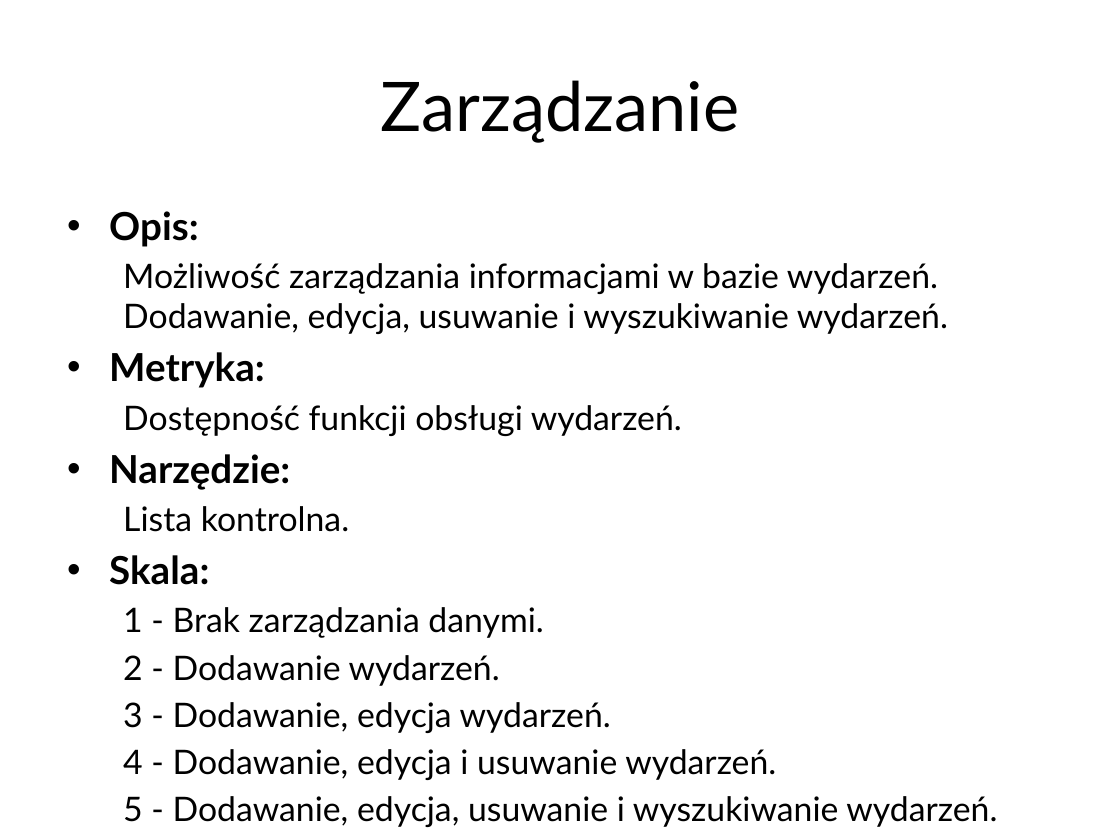
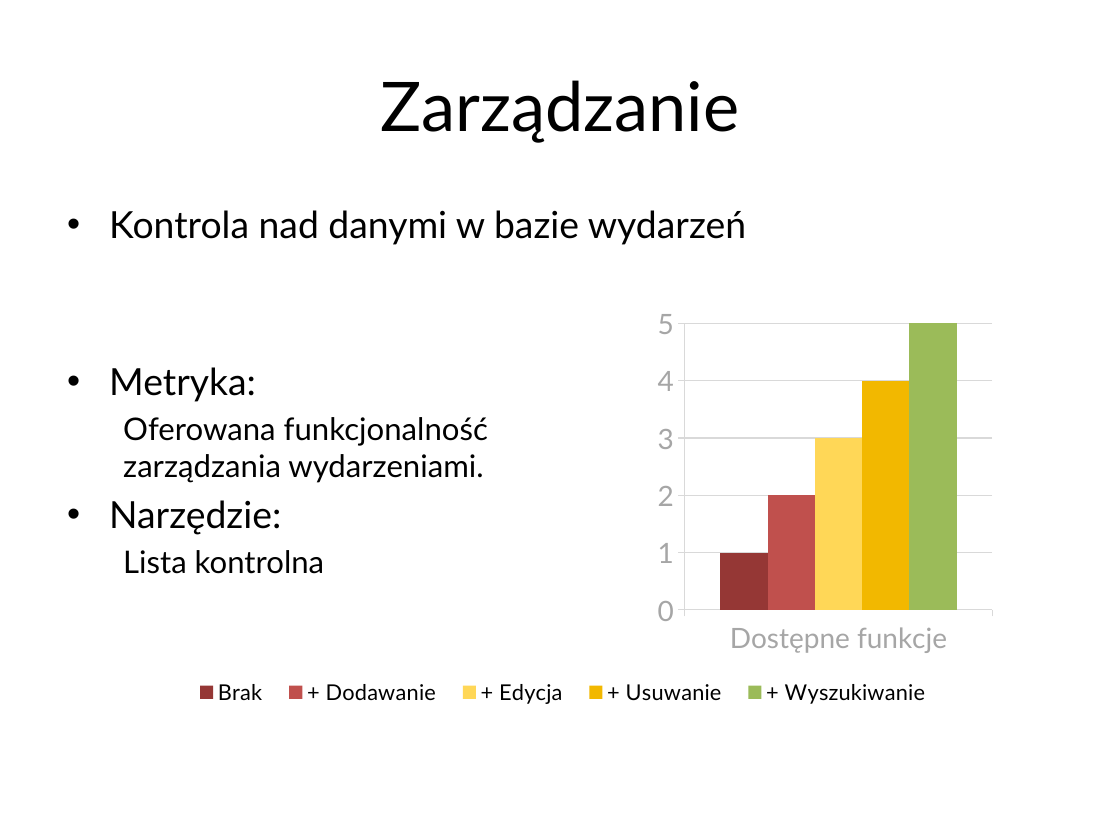
Before and after one commit to student-tomasz/ppit-prowadzenie-concerto, a slide deck: slide 57 of Obrona/Prezentacja.pptx. Drawn at 1120x840 pixels with LibreOffice and Linux fonts; fonts in the diff are those of the drawing; background and template pictures are left out. Boxes give left, top, right and bottom in pixels: in the first picture for what was removed or moved away, otherwise in the second. Text is boxed around its words. In the diff, an @@ line names an element or a change of style, - is before the commit and + after.

```diff
--- a/Obrona/Prezentacja.pptx
+++ b/Obrona/Prezentacja.pptx
@@ text at [109,210,746,245]: text changed; size 21.7 to 24 pt @@
-• Opis:
-  Możliwość zarządzania informacjami w bazie wydarzeń. Dodawanie, edycja, usuwanie i wyszukiwanie wydarzeń.
+• Kontrola nad danymi w bazie wydarzeń
@@ column chart added at [180,297,1071,794] @@
+categories: Dostępne funkcje
+Brak: 1
++ Dodawanie: 2
++ Edycja: 3
++ Usuwanie: 4
++ Wyszukiwanie: 5
@@ text at [109,367,281,535]: size 24.8 to 24 pt, bold off in "Metryka:", "Narzędzie:" @@
@@ text at [123,417,488,483]: text changed; size 21.7 to 20 pt @@
-  Dostępność funkcji obsługi wydarzeń.
+  Oferowana funkcjonalność
+  zarządzania wydarzeniami.
@@ text at [123,550,324,574]: text changed; size 21.7 to 20 pt @@
-  Lista kontrolna.
-• Skala:
-  1 - Brak zarządzania danymi.
-  2 - Dodawanie wydarzeń.
-  3 - Dodawanie, edycja wydarzeń.
-  4 - Dodawanie, edycja i usuwanie wydarzeń.
-  5 - Dodawanie, edycja, usuwanie i wyszukiwanie wydarzeń.
+  Lista kontrolna
```
Also in this commit, not shown: 6 other slides changed.
